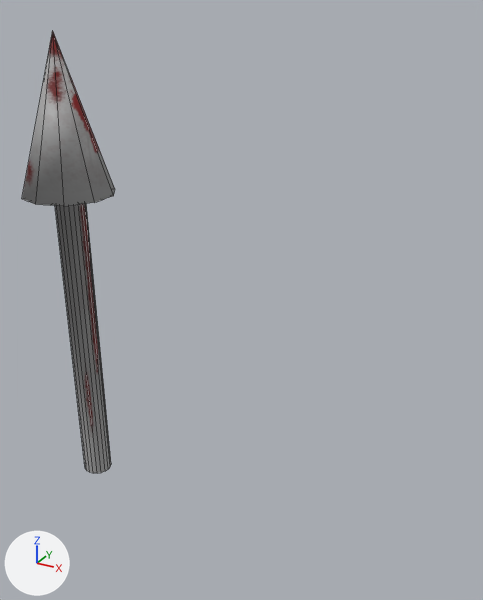
What one commit did to the Blender file modelspablo/obstacles.blend.
Rendered twice from a camera (50 mm lens) standing at (16.25, -17.14, 17.42) and looking at (5.81, 1.85, 7.93). The axes (+X, +Y, +Z) are drawn at lower left. The lights are the same throughout. Mesh edges are drawn as thin lines.

The older version as bpy lines, for what is in view:
```python
me_icosphere = bpy.data.meshes.new('Icosphere')
me_icosphere.from_pydata(...)  # 71 vertices, 50 faces, 10 loose edges; spans x -1.5..1.5, y -1.6..1.6, z -0.1..16.7
me_icosphere.polygons.foreach_set('use_smooth', [True] * 50)
me_icosphere.materials.append(mat_spikes_png)  # picture img_spikes_png
ob_icosphere = bpy.data.objects.new('Icosphere', me_icosphere)
ob_icosphere.location = (0.0, 0.0, 0.01)
```
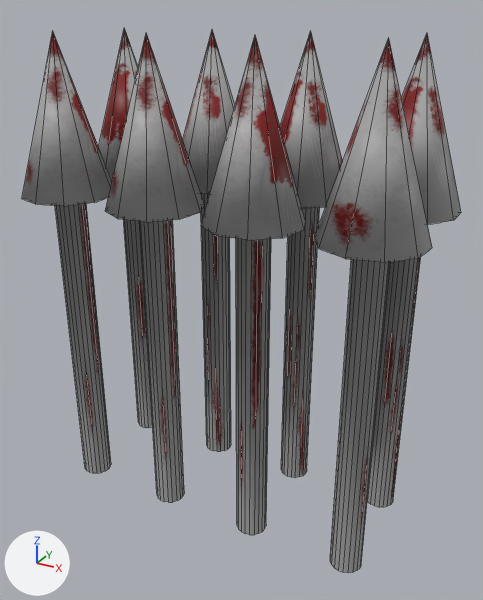
Commit message: Spikes done v2

Scene script edits in JSON lines:
```json
{"op": "add", "block": "ob_icosphere_001", "code": ["ob_icosphere_001 = bpy.data.objects.new('Icosphere.001', me_icosphere.copy())  # the mesh of ob_icosphere", "ob_icosphere_001.location = (3.65, 0.0, 0.01)", "ob_icosphere_001.rotation_euler = (0.0, 0.0, -0.175)  # degrees (0, 0, -10)"]}
{"op": "add", "block": "ob_icosphere_002", "code": ["ob_icosphere_002 = bpy.data.objects.new('Icosphere.002', me_icosphere.copy())  # the mesh of ob_icosphere", "ob_icosphere_002.location = (7.24, 0.0, 0.01)", "ob_icosphere_002.rotation_euler = (0.0, 0.0, -0.873)  # degrees (0, 0, -50)"]}
{"op": "add", "block": "ob_icosphere_003", "code": ["ob_icosphere_003 = bpy.data.objects.new('Icosphere.003', me_icosphere.copy())  # the mesh of ob_icosphere", "ob_icosphere_003.location = (10.93, 0.0, 0.01)", "ob_icosphere_003.rotation_euler = (0.0, 0.0, 0.524)  # degrees (0, 0, 30)"]}
{"op": "add", "block": "ob_icosphere_004", "code": ["ob_icosphere_004 = bpy.data.objects.new('Icosphere.004', me_icosphere.copy())  # the mesh of ob_icosphere", "ob_icosphere_004.location = (-0.02, 3.69, 0.01)", "ob_icosphere_004.rotation_euler = (0.0, 0.0, -2.618)  # degrees (0, 0, -150)"]}
{"op": "add", "block": "ob_icosphere_005", "code": ["ob_icosphere_005 = bpy.data.objects.new('Icosphere.005', me_icosphere.copy())  # the mesh of ob_icosphere", "ob_icosphere_005.location = (3.67, 3.69, 0.01)", "ob_icosphere_005.rotation_euler = (0.0, 0.0, -4.014)  # degrees (0, 0, -230)"]}
{"op": "add", "block": "ob_icosphere_006", "code": ["ob_icosphere_006 = bpy.data.objects.new('Icosphere.006', me_icosphere.copy())  # the mesh of ob_icosphere", "ob_icosphere_006.location = (7.27, 3.69, 0.01)", "ob_icosphere_006.rotation_euler = (0.0, 0.0, -3.519)  # degrees (0, 0, -202)"]}
{"op": "add", "block": "ob_icosphere_007", "code": ["ob_icosphere_007 = bpy.data.objects.new('Icosphere.007', me_icosphere.copy())  # the mesh of ob_icosphere", "ob_icosphere_007.location = (10.91, 3.69, 0.01)", "ob_icosphere_007.rotation_euler = (0.0, 0.0, -3.142)  # degrees (0, 0, -180)"]}
```

What differs and where, as boxes (x1, y1, x2, y2) in the pictures (483 x 600 px):
```json
{"object": "Icosphere.003", "change": "added", "after": [315, 38, 432, 573]}
{"object": "Icosphere.002", "change": "added", "after": [201, 36, 305, 535]}
{"object": "Icosphere.001", "change": "added", "after": [105, 33, 204, 502]}
{"object": "Icosphere.006", "change": "added", "after": [280, 31, 343, 478]}
{"object": "Icosphere.007", "change": "added", "after": [367, 34, 461, 507]}
{"object": "Icosphere.005", "change": "added", "after": [183, 30, 235, 451]}
{"object": "Icosphere.004", "change": "added", "after": [99, 27, 153, 428]}
```
